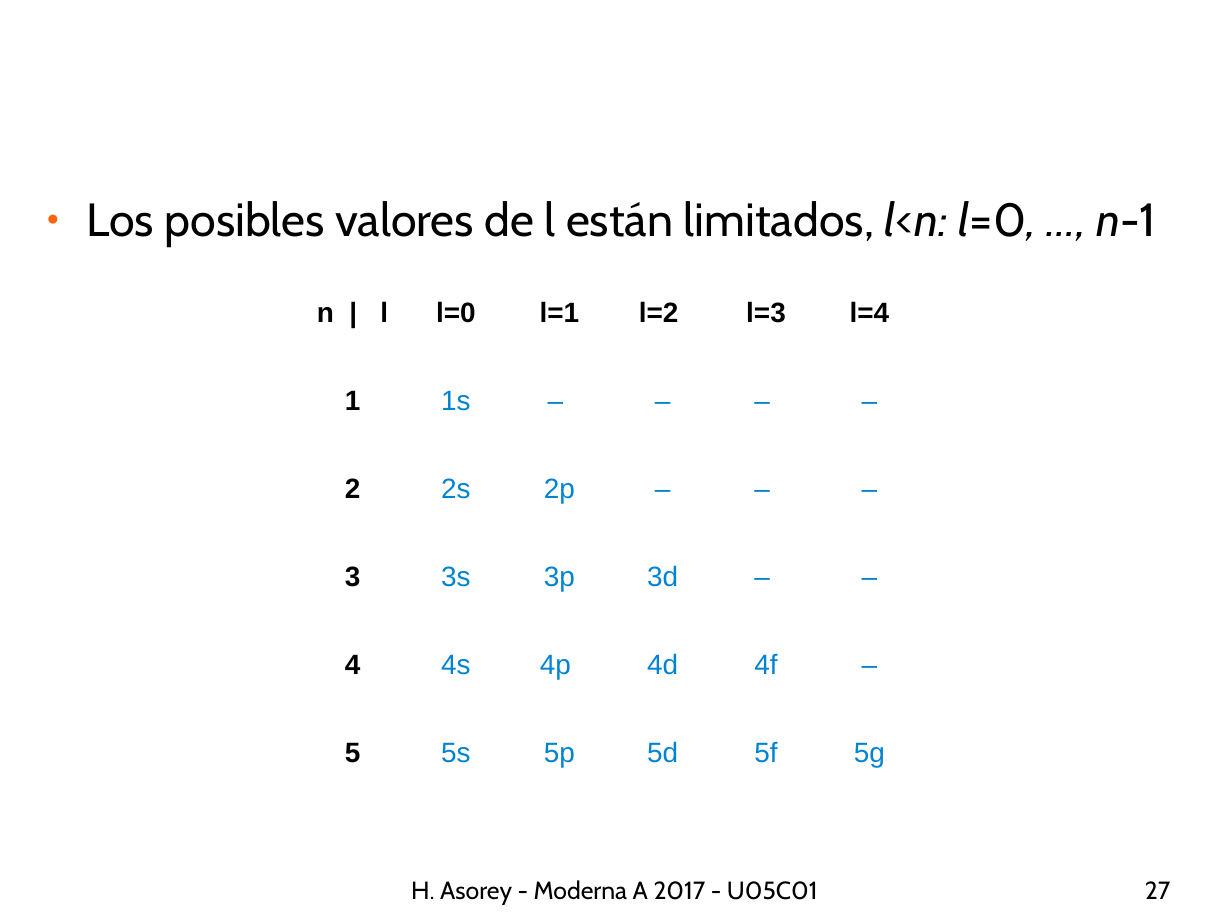
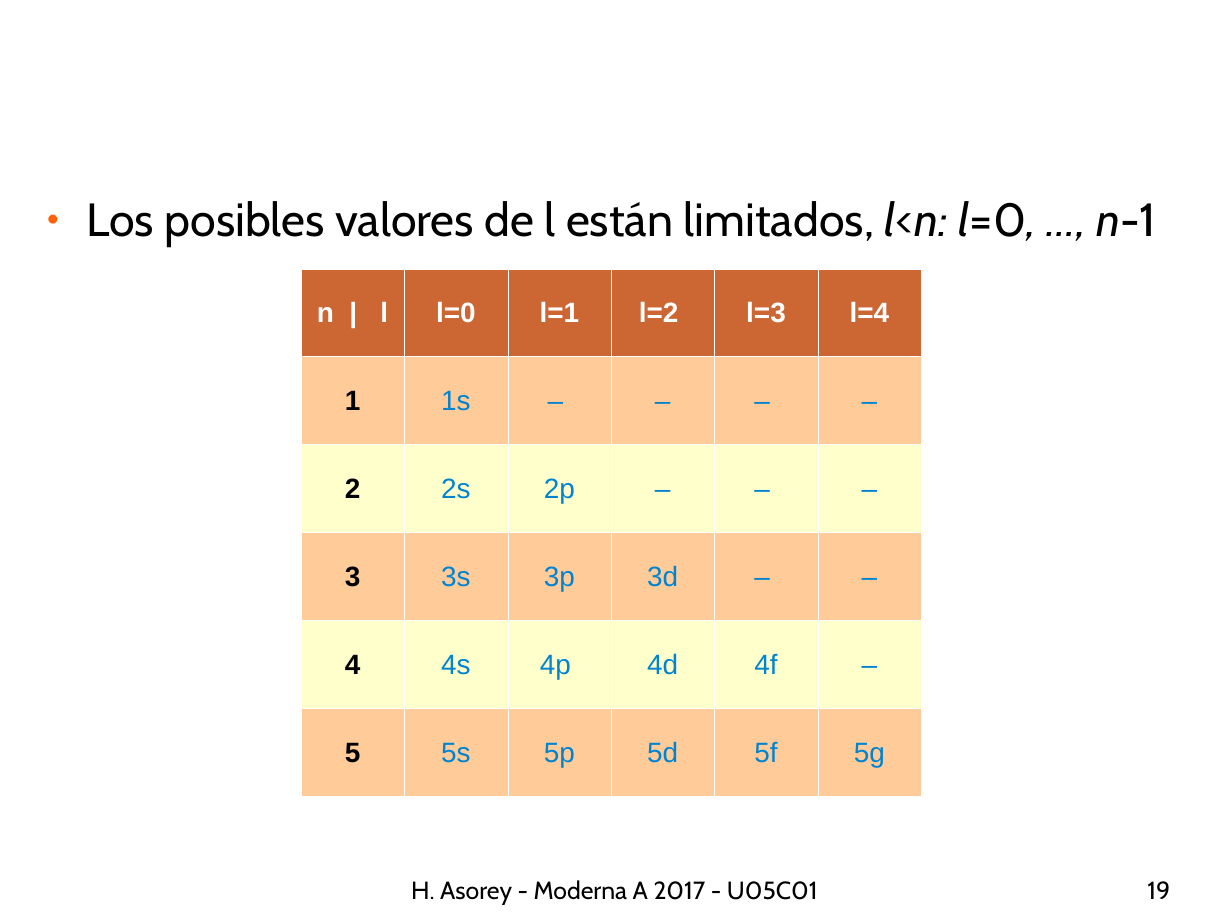
Before and after one commit to asoreyh/unrn-moderna-a, a slide deck: slide 19 of clases/moderna-a-2017-U05C02-0106-hidrogeno-soluciones.odp (slide 27 before the commit). Drawn at 1232x924 pixels with LibreOffice and Linux fonts; fonts in the diff are those of the drawing; background and template pictures are left out. Boxes give left, top, right and bottom in pixels: in the first picture for what was removed or moved away, otherwise in the second. Text is boxed around its words. In the diff, an @@ line names an element or a change of style, - is before the commit and + after.

```diff
--- a/clases/moderna-a-2017-U05C02-0106-hidrogeno-soluciones.odp
+++ b/clases/moderna-a-2017-U05C02-0106-hidrogeno-soluciones.odp
@@ table at (301,268,919,796) @@
@@ fill none to #CC6633 in row 1 @@
@@ fill none to #FFCC99 in 18 cells @@
@@ fill none to #FFFFCC in 12 cells @@
@@ text colour #000000 to #FFFFFF in "n | l", "l=0", "l=1", "l=2" and 2 more places @@
@@ borders changed @@
@@ page number at (1147,881,1170,899): text changed @@
-27
+19
```
Also in this commit, not shown: 2 other slides changed.
